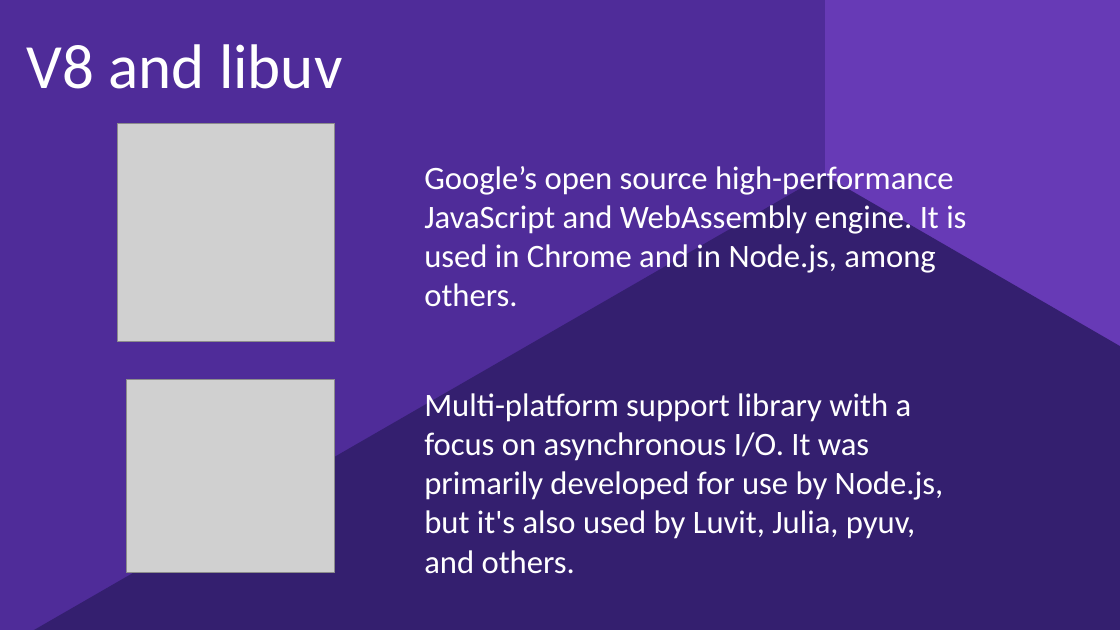
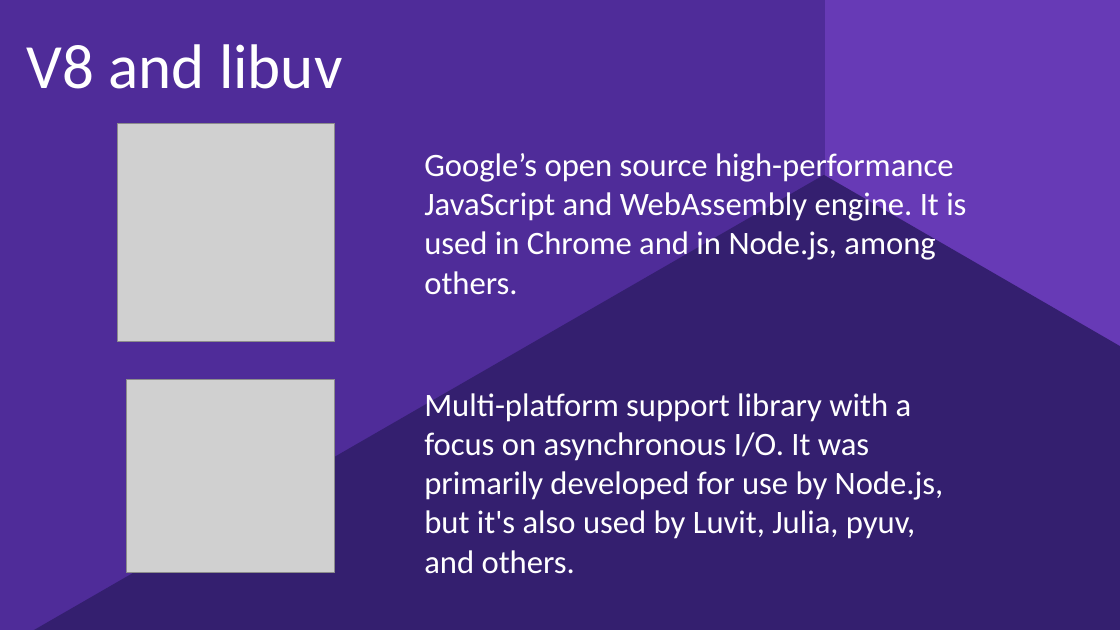
Before and after one commit to kjocevicius/nodejs-demo, a slide deck: slide 5 of nodejs.pptx. Drawn at 1120x630 pixels with LibreOffice and Linux fonts; fonts in the diff are those of the drawing; grey boxes stand for pictures; background and template pictures are left out. Boxes give left, top, right and bottom in pixels: in the first picture for what was removed or moved away, otherwise in the second. Text is boxed around its words. In the diff, an @@ line names an element or a change of style, - is before the commit and + after.

```diff
--- a/nodejs.pptx
+++ b/nodejs.pptx
@@ text "Google’s open source high-performance JavaScript ...": place and size @@
-text "Google’s open source high-performance JavaScript ..." at [424,166,966,307]
+text "Google’s open source high-performance JavaScript ..." at [424,153,966,295]
```
Also in this commit, not shown: 3 other slides changed, 1 other file.
